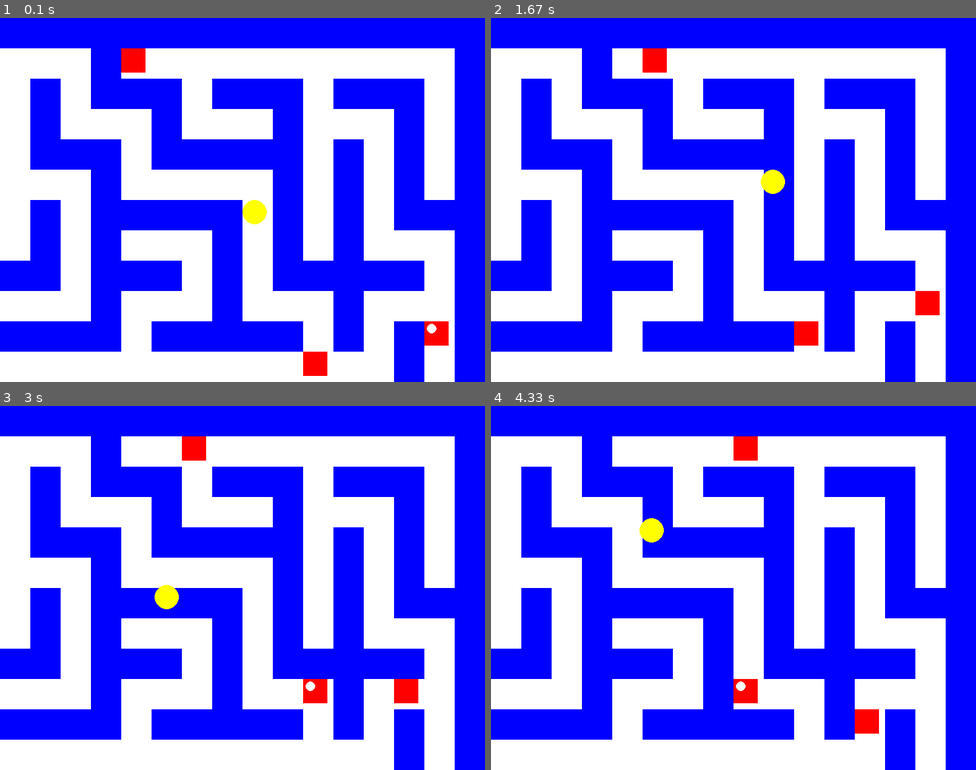
Above: before the commit, frames 1-4 (two rows, left to right).
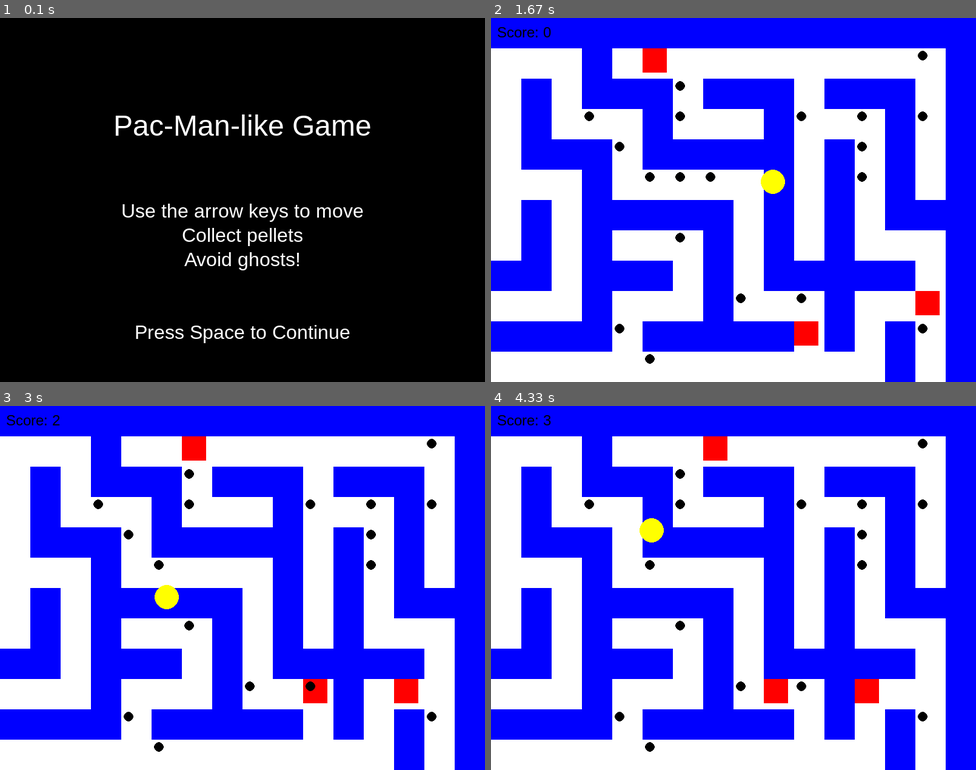
Above: after the commit, the same moments.

Repository: kennethbrody/Kenneth-Brody-pygame
Game: pygame game, started from game.py
The game is run twice, just before and just after one commit, with the same random seed, the same clock (stepped at 60 frames per second) and the same inputs.
Inputs:
- Up to frame 1 (0.1 s): no input
- Up to frame 2 (1.67 s): tap Space at 0.33 s; hold Right 0.67-1.13 s; hold Up 1.17-1.47 s
- Up to frame 3 (3 s): hold Left 2-2.53 s; hold Down 2.57-2.87 s; hold Left from 2.9 s (still down)
- Up to frame 4 (4.33 s): release Left at 3.3 s; hold Up 3.33-3.7 s; hold Right from 3.73 s (still down)

The runs differ from the first frame. In frame 1, 99% of the frame differs, in the area x 0-100%, y 0-100%; in frame 2, 0.9%; in frame 3, 0.8%; in frame 4, 2.7%.

Commit message:
added intro screen

Diff:
--- a/game.py
+++ b/game.py
@@ -18,7 +18,7 @@
 BLACK = (0, 0, 0)
 YELLOW = (255, 255, 0)
 RED = (255, 0, 0)
-PELT_COLOR = (255, 255, 255)  # Color of the pellet (white)
+PELT_COLOR = (0, 0, 0)  # Color of the pellet changed to black
 
 # Player settings
 player_size = 40
@@ -151,7 +151,7 @@
 
 # Function to check if Pac-Man collects a pellet
 def check_pellet_collision(pellets):
-    global player_x, player_y
+    global player_x, player_y, score
     player_rect = pygame.Rect(player_x, player_y, player_size, player_size)
     collected_pellets = []
 
@@ -164,8 +164,9 @@
     for pellet in collected_pellets:
         pellet[2] = True  # Mark the pellet as collected (change its color to black)
         pellets.remove(pellet)  # Remove the pellet from the list
-
-# Generate the initial list of pellets
+        score += 1  # Increment the score by 1 for each collected pellet
+
+# Generate the initial list of pellets (placed throughout the entire maze)
 def generate_pellets():
     pellets = []
     for y in range(maze_height):
@@ -176,92 +177,148 @@
                     pellets.append([x * TILE_SIZE + TILE_SIZE // 4, y * TILE_SIZE + TILE_SIZE // 4, False])  # Add collected status
     return pellets
 
-# Initialize the list of pellets
+# Initialize the list of pellets and the score
 pellets = generate_pellets()
+score = 0
 
 # Frame rate
 FPS = 60
 clock = pygame.time.Clock()
 
+# Font for displaying the score and instructions
+font = pygame.font.SysFont("Arial", 24)
+
+# Function to display the intro screen
+def display_intro_screen():
+    screen.fill(BLACK)
+    title_font = pygame.font.SysFont("Arial", 48)
+    instructions_font = pygame.font.SysFont("Arial", 32)
+
+    # Title
+    title_text = title_font.render("Pac-Man-like Game", True, WHITE)
+    screen.blit(title_text, (SCREEN_WIDTH // 2 - title_text.get_width() // 2, SCREEN_HEIGHT // 4))
+
+    # Instructions
+    instructions = [
+        "Use the arrow keys to move",
+        "Collect pellets",
+        "Avoid ghosts!"
+    ]
+
+    for i, text in enumerate(instructions):
+        instruction_text = instructions_font.render(text, True, WHITE)
+        screen.blit(instruction_text, (SCREEN_WIDTH // 2 - instruction_text.get_width() // 2, SCREEN_HEIGHT // 2 + i * 40))
+
+    # Continue prompt
+    continue_text = instructions_font.render("Press Space to Continue", True, WHITE)
+    screen.blit(continue_text, (SCREEN_WIDTH // 2 - continue_text.get_width() // 2, SCREEN_HEIGHT - 100))
+
+    pygame.display.flip()
+
 # Main game loop
-running = True
-frame_count = 0  # Keep track of frame count for ghost movement
-
-while running:
-    # Event handling
-    for event in pygame.event.get():
-        if event.type == pygame.QUIT:
-            pygame.quit()
-            sys.exit()
-
-    # Key press handling
-    keys = pygame.key.get_pressed()
-
-    # Calculate next position based on key press (movement)
-    next_x = player_x
-    next_y = player_y
-
-    if keys[pygame.K_LEFT]:
-        next_x -= player_speed
-    if keys[pygame.K_RIGHT]:
-        next_x += player_speed
-    if keys[pygame.K_UP]:
-        next_y -= player_speed
-    if keys[pygame.K_DOWN]:
-        next_y += player_speed
-
-    # Wrap around the screen borders (if player goes off one side)
-    if next_x < 0:
-        next_x = SCREEN_WIDTH - player_size
-    elif next_x > SCREEN_WIDTH:
-        next_x = 0
-
-    if next_y < 0:
-        next_y = SCREEN_HEIGHT - player_size
-    elif next_y > SCREEN_HEIGHT:
-        next_y = 0
-
-    # Check for wall collisions (don't let the player move through walls)
-    player_tile_x = next_x // TILE_SIZE
-    player_tile_y = next_y // TILE_SIZE
-
-    if maze[player_tile_y][player_tile_x] == 0:  # If next tile is a path (0)
-        player_x = next_x
-        player_y = next_y
-
-    # Fill the screen with the background image
-    screen.fill(BLACK)  # Set a black background
-
-    # Draw the maze
-    draw_maze()
-
-    # Move the ghosts (chasing the player)
-    move_ghosts(frame_count)
-
-    # Draw the ghosts (red squares for simplicity)
-    for ghost in ghosts:
-        pygame.draw.rect(screen, RED, (ghost['x'], ghost['y'], ghost_size, ghost_size))
-
-    # Draw the player (yellow circle)
-    pygame.draw.circle(screen, player_color, (player_x + player_size // 2, player_y + player_size // 2), player_size // 2)
-
-    # Draw the remaining pellets
-    for pellet in pellets:
-        pygame.draw.circle(screen, PELT_COLOR, (pellet[0], pellet[1]), TILE_SIZE // 6)  # Draw white pellet
-
-    # Check if player collects any pellets
-    check_pellet_collision(pellets)
-
-    # Check for collision with ghosts
-    if check_ghost_collision():
-        print("Game Over!")
-        running = False
-
-    # Update the display
-    pygame.display.flip()
-
-    # Control the frame rate
-    clock.tick(FPS)
-
-    # Increment frame count for ghost movement timing
-    frame_count += 1
+def main_game_loop():
+    global player_x, player_y, score, pellets
+    frame_count = 0  # Keep track of frame count for ghost movement
+
+    running = True
+    while running:
+        # Event handling
+        for event in pygame.event.get():
+            if event.type == pygame.QUIT:
+                pygame.quit()
+                sys.exit()
+
+        # Key press handling
+        keys = pygame.key.get_pressed()
+
+        # Calculate next position based on key press (movement)
+        next_x = player_x
+        next_y = player_y
+
+        if keys[pygame.K_LEFT]:
+            next_x -= player_speed
+        if keys[pygame.K_RIGHT]:
+            next_x += player_speed
+        if keys[pygame.K_UP]:
+            next_y -= player_speed
+        if keys[pygame.K_DOWN]:
+            next_y += player_speed
+
+        # Wrap around the screen borders (if player goes off one side)
+        if next_x < 0:
+            next_x = SCREEN_WIDTH - player_size
+        elif next_x > SCREEN_WIDTH:
+            next_x = 0
+
+        if next_y < 0:
+            next_y = SCREEN_HEIGHT - player_size
+        elif next_y > SCREEN_HEIGHT:
+            next_y = 0
+
+        # Check for wall collisions (don't let the player move through walls)
+        player_tile_x = next_x // TILE_SIZE
+        player_tile_y = next_y // TILE_SIZE
+
+        if maze[player_tile_y][player_tile_x] == 0:  # If next tile is a path (0)
+            player_x = next_x
+            player_y = next_y
+
+        # Fill the screen with the background image
+        screen.fill(BLACK)  # Set a black background
+
+        # Draw the maze
+        draw_maze()
+
+        # Move the ghosts (chasing the player)
+        move_ghosts(frame_count)
+
+        # Draw the ghosts (red squares for simplicity)
+        for ghost in ghosts:
+            pygame.draw.rect(screen, RED, (ghost['x'], ghost['y'], ghost_size, ghost_size))
+
+        # Draw the player (yellow circle)
+        pygame.draw.circle(screen, player_color, (player_x + player_size // 2, player_y + player_size // 2), player_size // 2)
+
+        # Draw the remaining pellets
+        for pellet in pellets:
+            pygame.draw.circle(screen, PELT_COLOR, (pellet[0], pellet[1]), TILE_SIZE // 6)  # Draw black pellet
+
+        # Check if player collects any pellets
+        check_pellet_collision(pellets)
+
+        # Check for collision with ghosts
+        if check_ghost_collision():
+            print("Game Over!")
+            running = False
+
+        # Draw the score in the top-left corner (color changed to black)
+        score_text = font.render(f"Score: {score}", True, BLACK)  # Changed to BLACK
+        screen.blit(score_text, (10, 10))
+
+        # Update the display
+        pygame.display.flip()
+
+        # Control the frame rate
+        clock.tick(FPS)
+
+        # Increment frame count for ghost movement timing
+        frame_count += 1
+
+# Intro screen loop
+def intro_screen():
+    intro_running = True
+    while intro_running:
+        display_intro_screen()
+
+        # Check for key press
+        for event in pygame.event.get():
+            if event.type == pygame.QUIT:
+                pygame.quit()
+                sys.exit()
+            elif event.type == pygame.KEYDOWN:
+                if event.key == pygame.K_SPACE:  # Start the game when space is pressed
+                    intro_running = False
+                    main_game_loop()
+
+# Start the intro screen
+intro_screen()
Not shown, added: assets/Fusion_Electronics_Pi_Pico_Library-main.zip
